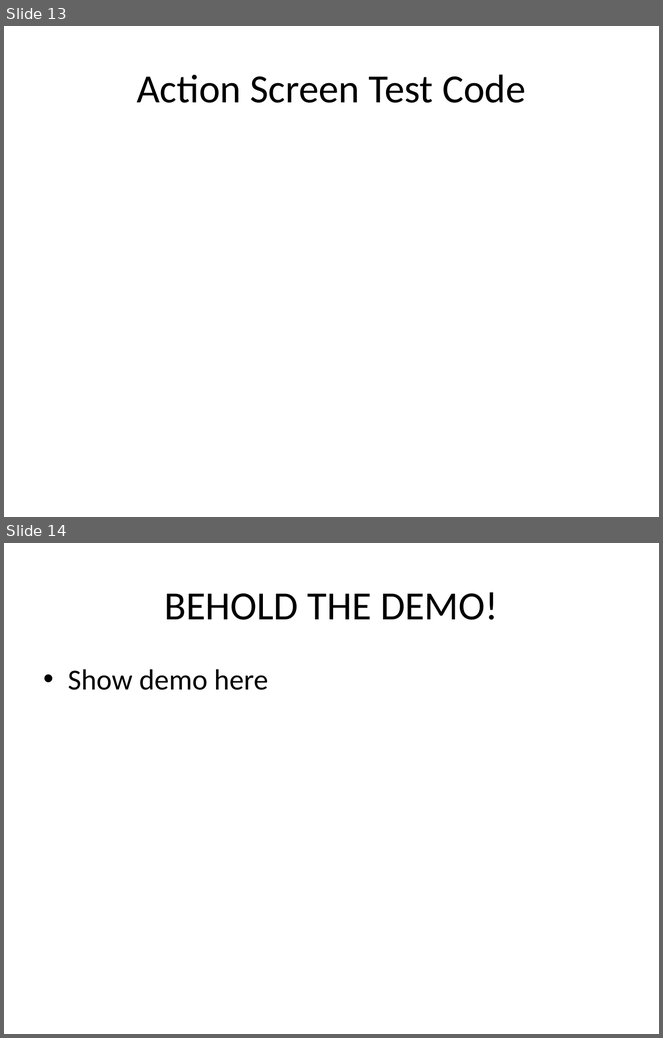
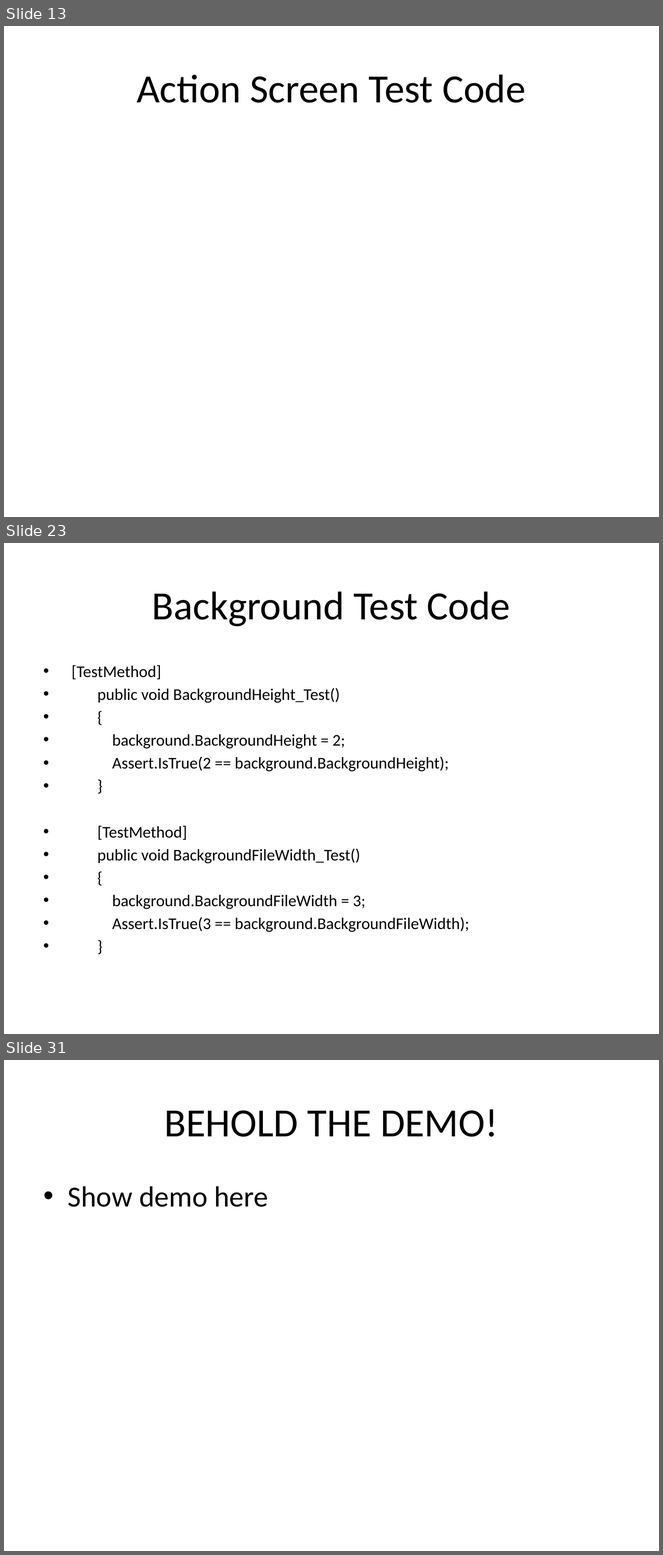
Before and after one commit to csce3513/Team15, a slide deck: Project Starfighter 1.0.pptx. Shown one above the other, each under a label of ours: slides 13 and 14 before the commit, slides 13, 23 and 31 after it; the slides between them are not shown. The pictures are 663x1038 and 663x1555 pixels, drawn with LibreOffice and Linux fonts; fonts in the diff are those of the drawing; background and template pictures are left out. Boxes give left, top, right and bottom in pixels: in the first picture for what was removed or moved away, otherwise in the second. Text is boxed around its words. In the diff, an @@ line names an element or a change of style, - is before the commit and + after.

```diff
--- a/Project Starfighter 1.0.pptx
+++ b/Project Starfighter 1.0.pptx
@@ slide 23 added at [4,543,659,1034], background picture (left out) @@
@@ title added at [152,591,510,627], 44 pt, text #000000 @@
+Background Test Code
@@ text added at [72,665,469,932], 18 pt, text #000000 @@
+• [TestMethod]
+• public void BackgroundHeight_Test()
+• {
+• background.BackgroundHeight = 2;
+• Assert.IsTrue(2 == background.BackgroundHeight);
+• }
+• [TestMethod]
+• public void BackgroundFileWidth_Test()
+• {
+• background.BackgroundFileWidth = 3;
+• Assert.IsTrue(3 == background.BackgroundFileWidth);
+• }
@@ what was slide 14 is now slide 31 @@
```
Also in this commit, not shown: 16 other slides added.
